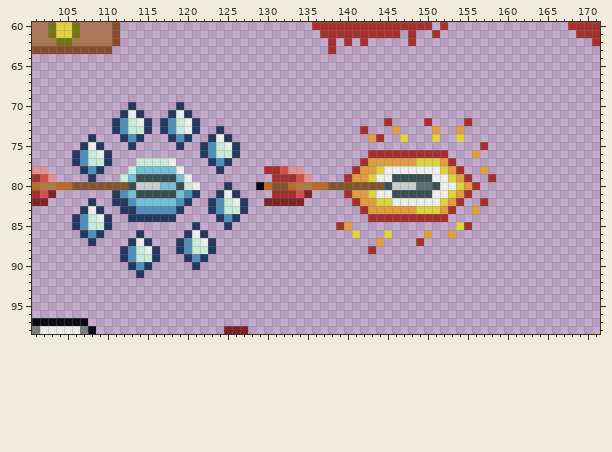
Two versions of one pixel-art file, mygame/sprites/bow-1.aseprite. The picture above was drawn from the file before the commit.
256x256 pixels, 1 frame. Colours within 5 levels of each other are drawn and written as one. Shown: x 101..171, y 60..98. The commit also changed other parts of the picture, which this record leaves out.
The result:
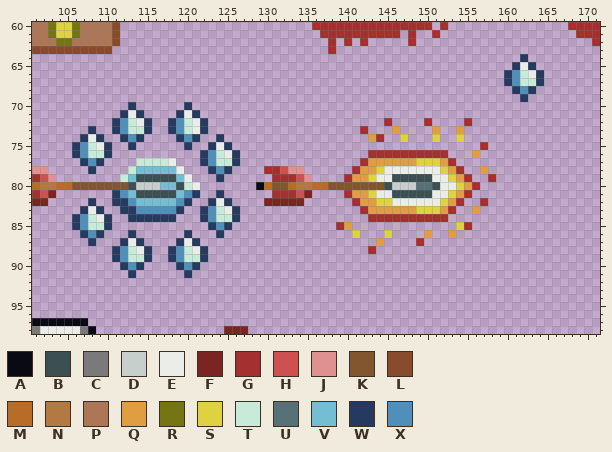
Palette (. is transparent): A #090a14  B #3c4f53  C #7a7a7a  D #c7cfcc  E #ebede9  F #7b2424  G #a53030  H #cd5151  J #df9090  K #825730  L #884b2b  M #b76c28  N #b37942  P #ad7757  Q #de9e41  R #757613  S #ded241  T #c8ead9  U #577277  V #73bed3  W #253a5e  X #4f8fba
Change:
Layer "ice arrow":
y 64: x 162 . -> W
y 65: x 161..163 ... -> WEW
y 66: x 160..164 ..... -> WXTEW
y 67: x 160..164 ..... -> WXTTW
y 68: x 161..163 ... -> WXW
y 69: x 162 . -> W
y 70: x 119..120 W. -> .W
y 71: x 118..121 WEW. -> .WEW
y 72: x 117..122 WXTEW. -> .WXTEW
y 73: x 108 . -> W; x 117..122 WXTEW. -> .WXTEW; x 124 W -> .
y 74: x 107..109 .W. -> WEW; x 118..121 WXW. -> .WXW; x 123..125 WEW -> .W.
y 75: x 106..110 .WEW. -> WXTEW; x 119..120 W. -> .W; x 122..126 WXTEW -> .WEW.
y 76: x 109 E -> T; x 125 T -> E
y 77: x 106..110 WXTTW -> .WXW.; x 122..126 .WXW. -> WXTTW
y 78: x 107..109 WXW -> .W.; x 123..125 .W. -> WXW
y 79: x 108 W -> .; x 124 . -> W
y 80: x 125 W -> .
y 81: x 125..126 EW -> ..
y 82: x 124..127 XTEW -> EW..
y 83: x 122..127 .WXTTW -> WXTEW.
y 84: x 122..125 ..WX -> WXTT
y 85: x 121 W -> .; x 123..124 .. -> WX
y 86: x 113..114 .W -> W.; x 121..122 EW -> ..; x 124 . -> W
y 87: x 112..115 .WEW -> WEW.; x 120..123 XTEW -> EW..
y 88: x 111..116 .WXTEW -> WXTEW.; x 118..123 .WXTTW -> WXTEW.
y 89: x 111..113 .WX -> WXT; x 115..116 TW -> W.; x 118..121 ..WX -> WXTT
y 90: x 112..115 .WXW -> WXW.; x 119..120 .. -> WX
y 91: x 113..114 .W -> W.; x 120 . -> W
Pixel boxes of the changes (left, top, right, bottom) in both pictures:
added: (504, 54, 544, 102)
changed: (112, 102, 248, 278)
changed: (72, 126, 112, 182)
